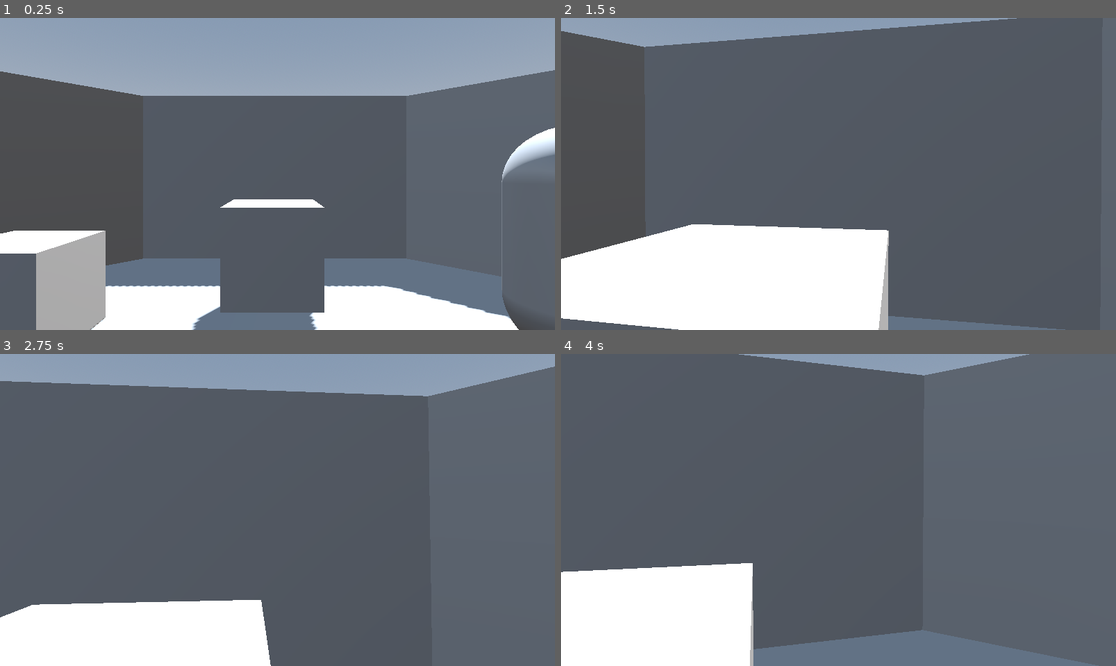
Above: before the commit, frames 1-4 (two rows, left to right).
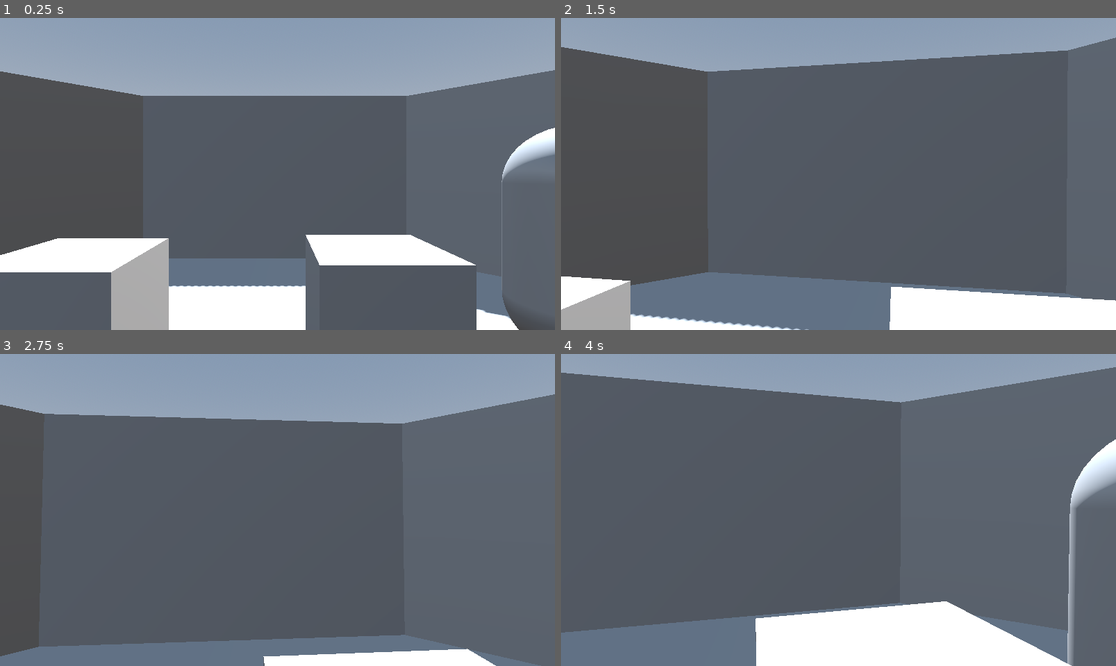
Above: after the commit, the same moments.

Repository: fabio98p/spagetti_invasion_jam
Game: Godot game, scene res://Levels/level_1/experimental.tscn
The game is run twice, just before and just after one commit, with the same random seed, the same clock (stepped at 60 frames per second) and the same inputs. The project has no main scene, so this scene is started directly.
Inputs (mouse positions are in pixels of both pictures, inside the frame that each line leads up to):
- Up to frame 1 (0.25 s): no input
- Up to frame 2 (1.5 s): tap Enter at 0.5 s; move the mouse to (866, 174) at 0.52 s; hold W (forward) from 0.53 s (still down); tap E (interaction) at 0.6, 1.35 s; move the mouse to (810, 174) at 1.27 s
- Up to frame 3 (2.75 s): keep holding W (forward); move the mouse to (288, 503) at 2.02 s; hold Shift (sprint) from 2.03 s (still down); tap E (interaction) at 2.3 s
- Up to frame 4 (4 s): keep holding W (forward); move the mouse to (832, 516) at 2.77 s; release Shift (sprint) at 2.78 s; tap E (interaction) at 2.85, 3.6 s; move the mouse to (877, 513) at 3.52 s

The runs differ from the first frame. In frame 1, 20% of the frame differs, in the area x 0-86%, y 58-100%; in frame 2, 31%, in the area x 0-100%, y 0-100%; in frame 3, 22%; in frame 4, 31%.

Commit message:
raycast signal object, calss interactible

Diff:
--- /dev/null
+++ b/Interactibles/button.gd
@@ -0,0 +1,7 @@
+extends interactible
+
+
+
+
+func _on_interact() -> void:
+	print("bottone")
--- a/Interactibles/button.tscn
+++ b/Interactibles/button.tscn
@@ -1,6 +1,6 @@
 [gd_scene load_steps=4 format=3 uid="uid://c235khf6bdasc"]
 
-[ext_resource type="Script" uid="uid://ddprmd7ikyniv" path="res://Interactibles/interactible.gd" id="1_u067y"]
+[ext_resource type="Script" uid="uid://cn0ftphpyxgxb" path="res://Interactibles/button.gd" id="1_u067y"]
 
 [sub_resource type="BoxMesh" id="BoxMesh_0vs5j"]
 
@@ -15,3 +15,5 @@
 
 [node name="CollisionShape3D" type="CollisionShape3D" parent="."]
 shape = SubResource("BoxShape3D_u067y")
+
+[connection signal="interact" from="." to="." method="_on_interact"]
--- a/Interactibles/interactible.gd
+++ b/Interactibles/interactible.gd
@@ -2,3 +2,10 @@
 class_name interactible
 
 @export var int_name = "nome"
+signal interact
+#func interact(body):
+	#print(body.name, "interacts", name)
+
+#
+#func _on_interact() -> void:
+	#print("segnale")
--- /dev/null
+++ b/Interactibles/static_body_3d.tscn
@@ -0,0 +1,19 @@
+[gd_scene load_steps=4 format=3 uid="uid://dydqisi646ic1"]
+
+[ext_resource type="Script" uid="uid://b3ot301pofp4c" path="res://porta.gd" id="1_ia1by"]
+
+[sub_resource type="BoxMesh" id="BoxMesh_rd0yb"]
+
+[sub_resource type="BoxShape3D" id="BoxShape3D_s07my"]
+
+[node name="StaticBody3D" type="StaticBody3D"]
+script = ExtResource("1_ia1by")
+
+[node name="MeshInstance3D" type="MeshInstance3D" parent="."]
+mesh = SubResource("BoxMesh_rd0yb")
+skeleton = NodePath("")
+
+[node name="CollisionShape3D" type="CollisionShape3D" parent="."]
+shape = SubResource("BoxShape3D_s07my")
+
+[connection signal="interact" from="." to="." method="_on_interact"]
--- a/Levels/level_1/experimental.tscn
+++ b/Levels/level_1/experimental.tscn
@@ -1,8 +1,9 @@
-[gd_scene load_steps=7 format=3 uid="uid://dxaip1h3dtt5b"]
+[gd_scene load_steps=8 format=3 uid="uid://dxaip1h3dtt5b"]
 
 [ext_resource type="PackedScene" uid="uid://y8ebu5mpmgbd" path="res://Player/player.tscn" id="1_40o4e"]
 [ext_resource type="PackedScene" uid="uid://out7mgs44n2h" path="res://test_interact.tscn" id="2_oaj82"]
 [ext_resource type="PackedScene" uid="uid://c235khf6bdasc" path="res://Interactibles/button.tscn" id="3_5f2k8"]
+[ext_resource type="PackedScene" uid="uid://dydqisi646ic1" path="res://Interactibles/static_body_3d.tscn" id="4_x5wpe"]
 
 [sub_resource type="ProceduralSkyMaterial" id="ProceduralSkyMaterial_8uej0"]
 sky_horizon_color = Color(0.662243, 0.671743, 0.686743, 1)
@@ -166,13 +167,12 @@
 [node name="Test_interact" parent="." instance=ExtResource("2_oaj82")]
 transform = Transform3D(1, 0, 0, 0, 1, 0, 0, 0, 1, 2.57656, 1.5, -2.72007)
 
-[node name="Button" parent="." instance=ExtResource("3_5f2k8")]
-transform = Transform3D(1, 0, 0, 0, 1, 0, 0, 0, 1, -2.34579, 0.957036, -3.00385)
+[node name="StaticBody3D" parent="." instance=ExtResource("3_5f2k8")]
+transform = Transform3D(1, 0, 0, 0, 1, 0, 0, 0, 1, -1.43494, 1, -2.38481)
 collision_layer = 5
 collision_mask = 5
 
-[node name="Button2" parent="." instance=ExtResource("3_5f2k8")]
-transform = Transform3D(1, 0, 0, 0, 1, 0, 0, 0, 1, 0, 1.26047, -3.53888)
+[node name="StaticBody3D2" parent="." instance=ExtResource("4_x5wpe")]
+transform = Transform3D(1, 0, 0, 0, 1, 0, 0, 0, 1, 0.818173, 1, -2.52731)
 collision_layer = 5
 collision_mask = 5
-int_name = "coglione"
--- a/Player/ray_cast_3d.gd
+++ b/Player/ray_cast_3d.gd
@@ -6,6 +6,9 @@
 	if is_colliding():
 		var collider = get_collider()
 		if collider is interactible:
-			label.text = "ciao" + collider.int_name
+			label.text = collider.int_name
+			if Input.is_action_just_pressed("interaction"):
+				collider.interact.emit()
+
 	else:
 		label.text = ""
--- /dev/null
+++ b/porta.gd
@@ -0,0 +1,5 @@
+extends interactible
+
+
+func _on_interact() -> void:
+	print("fabio")
Not shown, added: Interactibles/button.gd.uid
Not shown, added: porta.gd.uid
